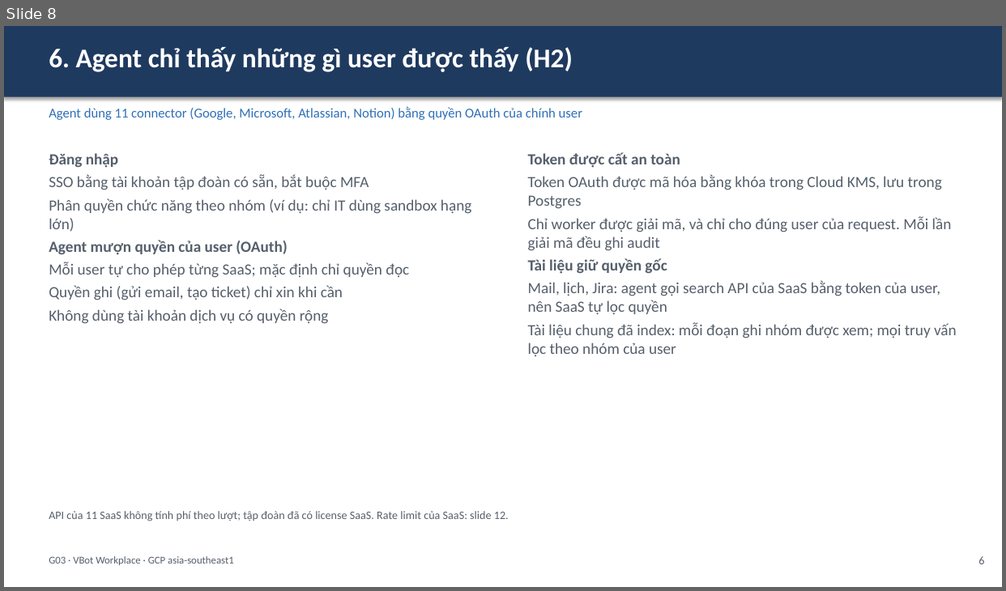
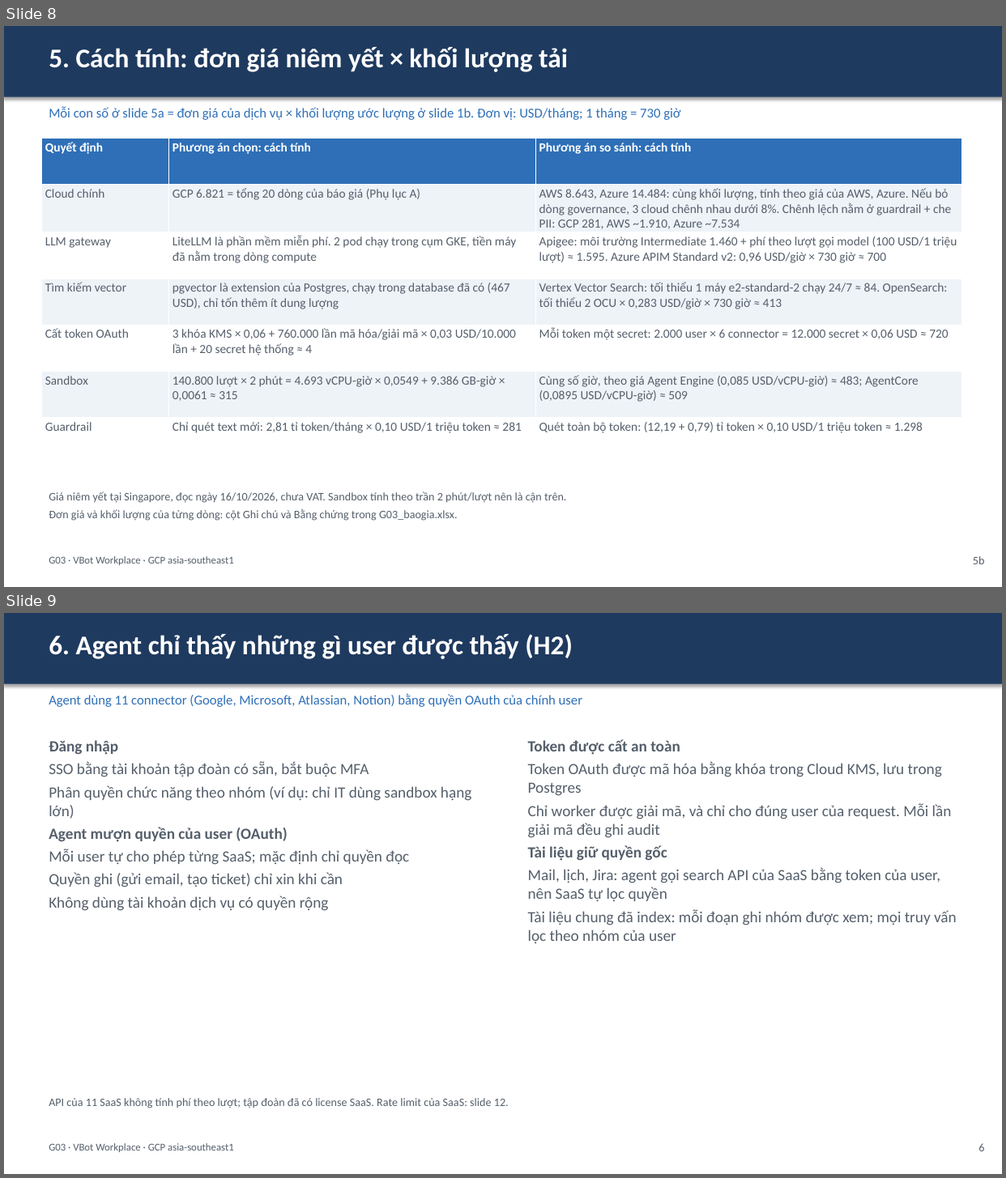
Before and after one commit to anhltsefpt/VBot-production-capstone, a slide deck: anh-le/G03_slide.pptx. Shown one above the other, each under a label of ours: slide 8 before the commit, slides 8 and 9 after it. The pictures are 1006x591 and 1006x1178 pixels, drawn with LibreOffice and Linux fonts; fonts in the diff are those of the drawing. Boxes give left, top, right and bottom in pixels: in the first picture for what was removed or moved away, otherwise in the second. Text is boxed around its words. In the diff, an @@ line names an element or a change of style, - is before the commit and + after.

```diff
--- a/anh-le/G03_slide.pptx
+++ b/anh-le/G03_slide.pptx
@@ slide 8 added at (4, 26, 1002, 587), background #FFFFFF @@
@@ rectangle added at (4, 26, 1002, 97), fill #1F3A5F @@
@@ text added at (49, 47, 568, 72), 26 pt, text #FFFFFF, bold @@
+5. Cách tính: đơn giá niêm yết × khối lượng tải
@@ text added at (49, 107, 680, 120), 13 pt, text #2E6FB7 @@
+Mỗi con số ở slide 5a = đơn giá của dịch vụ × khối lượng ước lượng ở slide 1b. Đơn vị: USD/tháng; 1 tháng = 730 giờ
@@ table added at (41, 139, 962, 463), 7 rows, 3 columns @@
+Quyết định | Phương án chọn: cách tính | Phương án so sánh: cách tính
+Cloud chính | GCP 6.821 = tổng 20 dòng của báo giá (Phụ lục A) | AWS 8.643, Azure 14.484: cùng khối lượng, tính theo giá của AWS, Azure. Nếu bỏ dòng governance, 3 cloud chênh nhau dưới 8%. Chênh lệch nằm ở guardrail + che PII: GCP 281, AWS ~1.910, Azure ~7.534
+LLM gateway | LiteLLM là phần mềm miễn phí. 2 pod chạy trong cụm GKE, tiền máy đã nằm trong dòng compute | Apigee: môi trường Intermediate 1.460 + phí theo lượt gọi model (100 USD/1 triệu lượt) ≈ 1.595. Azure APIM Standard v2: 0,96 USD/giờ × 730 giờ ≈ 700
+Tìm kiếm vector | pgvector là extension của Postgres, chạy trong database đã có (467 USD), chỉ tốn thêm ít dung lượng | Vertex Vector Search: tối thiểu 1 máy e2-standard-2 chạy 24/7 ≈ 84. OpenSearch: tối thiểu 2 OCU × 0,283 USD/giờ × 730 giờ ≈ 413
+Cất token OAuth | 3 khóa KMS × 0,06 + 760.000 lần mã hóa/giải mã × 0,03 USD/10.000 lần + 20 secret hệ thống ≈ 4 | Mỗi token một secret: 2.000 user × 6 connector = 12.000 secret × 0,06 USD ≈ 720
+Sandbox | 140.800 lượt × 2 phút = 4.693 vCPU-giờ × 0,0549 + 9.386 GB-giờ × 0,0061 ≈ 315 | Cùng số giờ, theo giá Agent Engine (0,085 USD/vCPU-giờ) ≈ 483; AgentCore (0,0895 USD/vCPU-giờ) ≈ 509
+Guardrail | Chỉ quét text mới: 2,81 tỉ token/tháng × 0,10 USD/1 triệu token ≈ 281 | Quét toàn bộ token: (12,19 + 0,79) tỉ token × 0,10 USD/1 triệu token ≈ 1.298
@@ text added at (49, 492, 566, 521), 11 pt, text #555F6B @@
+Giá niêm yết tại Singapore, đọc ngày 16/10/2026, chưa VAT. Sandbox tính theo trần 2 phút/lượt nên là cận trên.
+Đơn giá và khối lượng của từng dòng: cột Ghi chú và Bằng chứng trong G03_baogia.xlsx.
@@ text added at (49, 557, 234, 565), 10 pt, text #555F6B @@
+G03 · VBot Workplace · GCP asia-southeast1
@@ text added at (973, 557, 985, 565), 11 pt, text #555F6B @@
+5b
@@ what was slide 8 is now slide 9 @@
```
Also in this commit, not shown: 1 slide changed, 2 other files.
